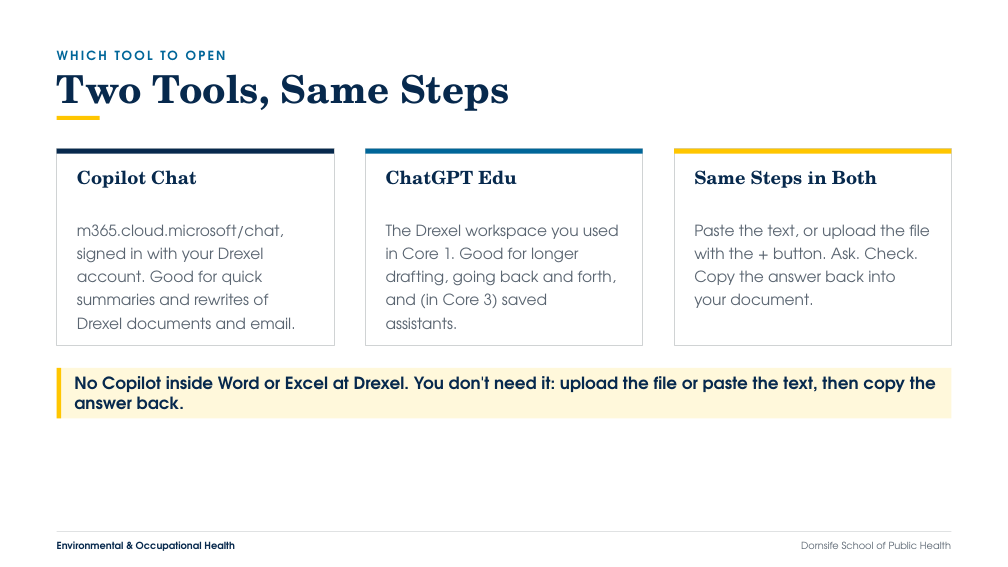
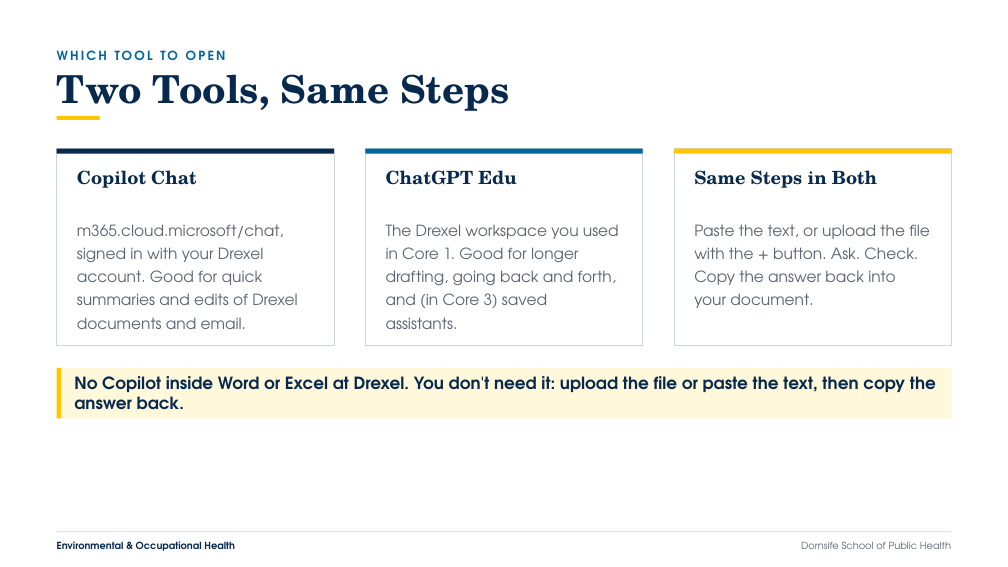
Before and after one commit to aquistbe/DSPH-Faculty-and-Staff-AI-Training, a slide deck: slide 8 of docs/slides/DSPH_Workshop2_Workflow_Enhancement.pptx (slide 7 before the commit). Drawn at 1008x567 pixels with LibreOffice and Linux fonts; fonts in the diff are those of the drawing. Boxes give left, top, right and bottom in pixels: in the first picture for what was removed or moved away, otherwise in the second. Text is boxed around its words. In the diff, an @@ line names an element or a change of style, - is before the commit and + after.

```diff
--- a/docs/slides/DSPH_Workshop2_Workflow_Enhancement.pptx
+++ b/docs/slides/DSPH_Workshop2_Workflow_Enhancement.pptx
@@ text at [77,224,297,329]: text changed @@
-m365.cloud.microsoft/chat, signed in with your Drexel account. Good for quick summaries and rewrites of Drexel documents and email.
+m365.cloud.microsoft/chat, signed in with your Drexel account. Good for quick summaries and edits of Drexel documents and email.
```
Also in this commit, not shown: 7 other slides changed, 2 slides added, 1 slide removed, 12 other files.
